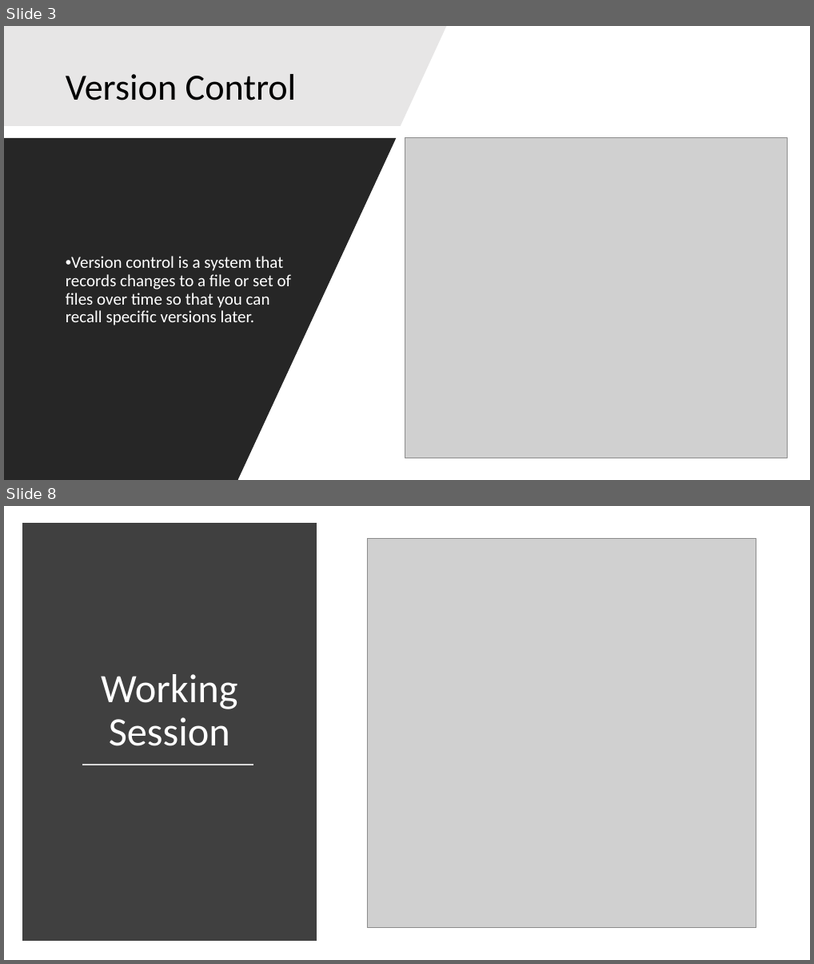
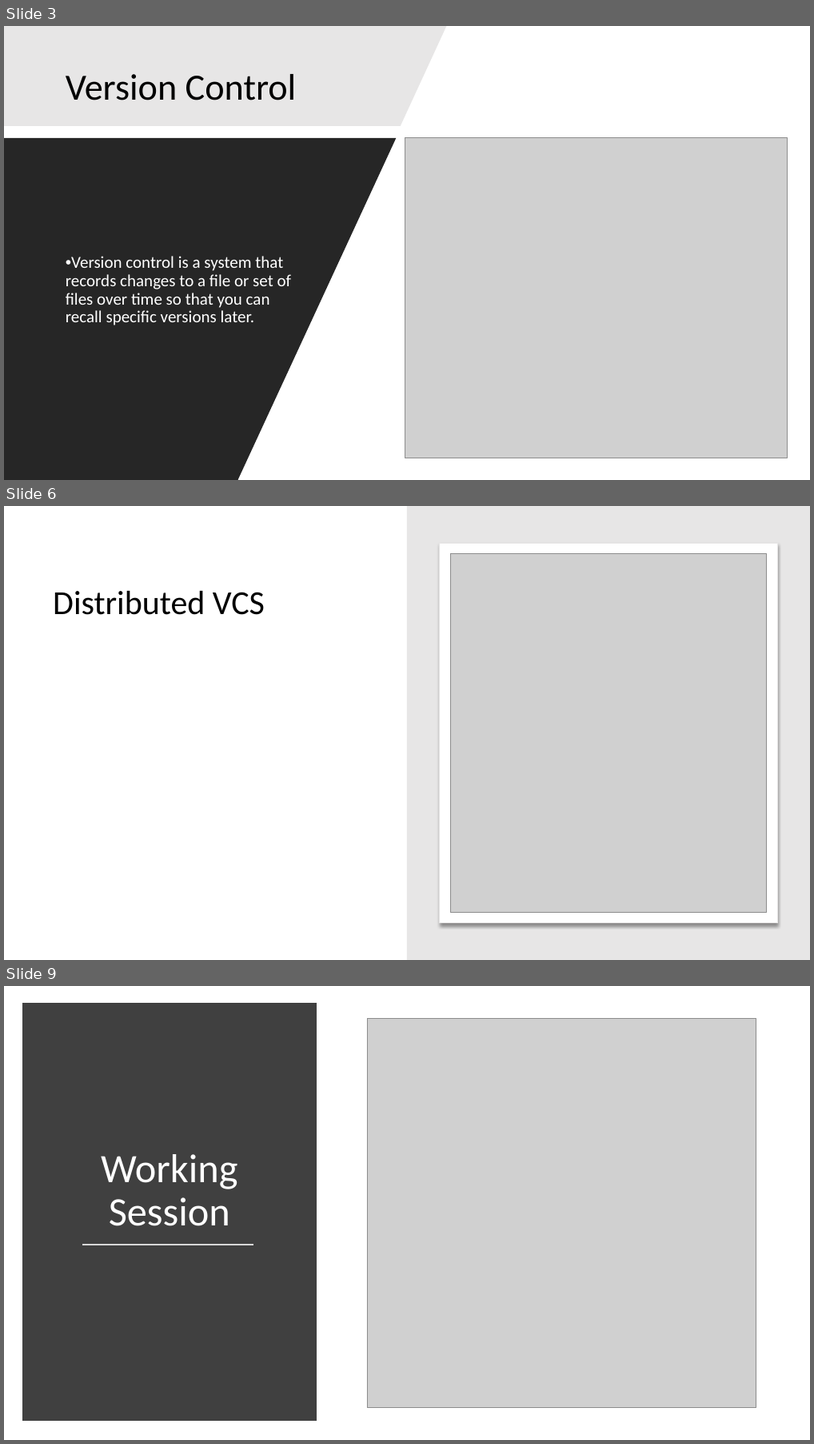
Before and after one commit to niravsh/ptg-gitsession-2017, a slide deck: PennTechnoGrads.pptx. Shown one above the other, each under a label of ours: slides 3 and 8 before the commit, slides 3, 6 and 9 after it; the slides between them are not shown. The pictures are 814x964 and 814x1444 pixels, drawn with LibreOffice and Linux fonts; fonts in the diff are those of the drawing; grey boxes stand for pictures. Boxes give left, top, right and bottom in pixels: in the first picture for what was removed or moved away, otherwise in the second. Text is boxed around its words. In the diff, an @@ line names an element or a change of style, - is before the commit and + after.

```diff
--- a/PennTechnoGrads.pptx
+++ b/PennTechnoGrads.pptx
@@ slide 6 added at (4,506,810,960), background #FFFFFF @@
@@ rectangle added at (407,506,810,960), fill #E7E6E6 @@
@@ rounded rectangle added at (440,543,778,923), fill #FFFFFF, outline #E7E6E6 0.75 pt @@
@@ picture added at (450,554,767,912) @@
@@ title added at (53,591,265,615), 40 pt, text #000000 @@
+Distributed VCS
@@ what was slide 8 is now slide 9 @@
```
Also in this commit, not shown: 4 other slides added, 4 slides removed.
